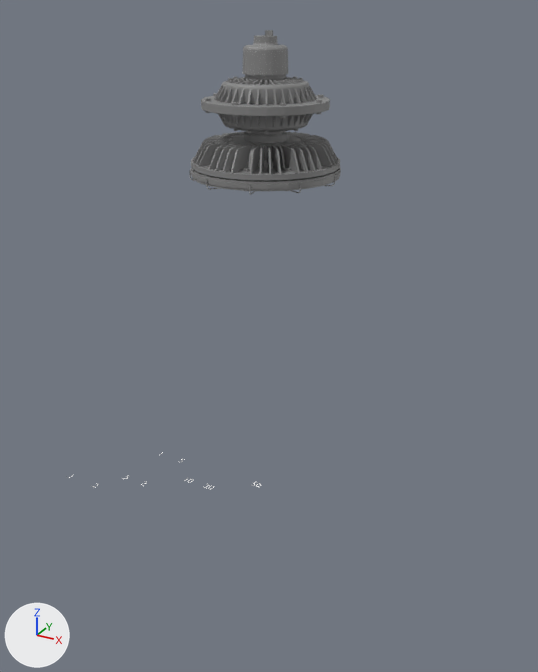
One commit to the Blender file LED selection App/NEC/Pendant/EVLLA/EVLLA.blend: the scene before it, then after it.
Both versions are drawn from a 50 mm camera at (38.7, -70.8, 56.6) aimed at (0.9, -2.2, 22.3). Lighting does not change. The marker at lower left points along +X, +Y and +Z.

Before the edit, the objects in view are built like this:
```python
me_cylinder = bpy.data.meshes.new('Cylinder')
me_cylinder.from_pydata(...)  # 64 vertices, 34 faces; spans x -26.3..26.3, y -26.8..25.9, z -5.6..34.1
me_cylinder.materials.append(mat_light)  # picture img_combined_png
me_evll13lca21_unv1 = bpy.data.meshes.new('EVLL13LCA21_UNV1')
me_evll13lca21_unv1.from_pydata(...)  # 35866 vertices, 13133 faces; spans x -8.2..8.2, y -14.9..0.5, z -8.8..8.1
me_evll13lca21_unv1.materials.append(mat_default_obj)  # picture img_combined_png
ob_cylinder = bpy.data.objects.new('Cylinder', me_cylinder)
ob_cylinder.location = (-0.1, 0.2, 6.1)
ob_cylinder.hide_set(True)
ob_evll13lca21_unv1 = bpy.data.objects.new('EVLL13LCA21_UNV1', me_evll13lca21_unv1)
ob_evll13lca21_unv1.location = (-0.6, -0.1, 54.1)
ob_evll13lca21_unv1.rotation_euler = (1.571, 0.0, 0.0)  # degrees (90, 0, 0)
```
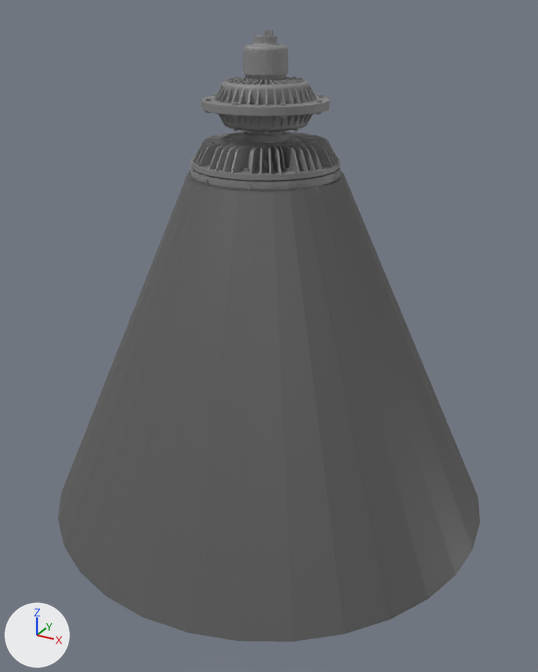
The change in detail:
Object 'Cylinder' (ob_cylinder) is now shown.

Boxes (x1, y1, x2, y2) around the edits, measured in the pictures (538 x 672 px):
'Cylinder', shown
    after: (58, 171, 480, 642)
